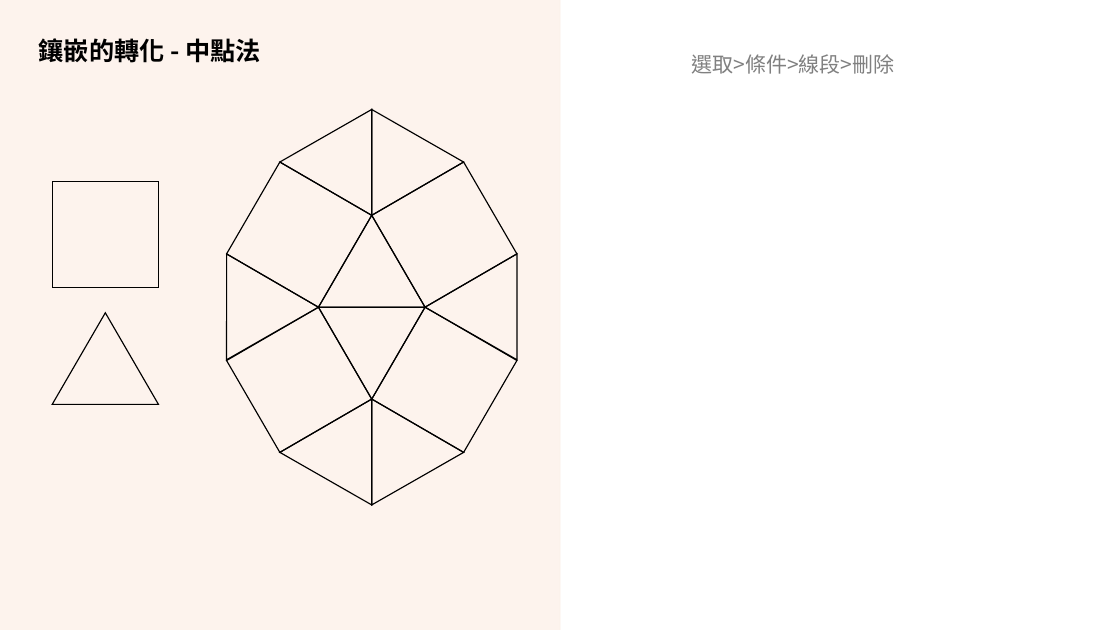
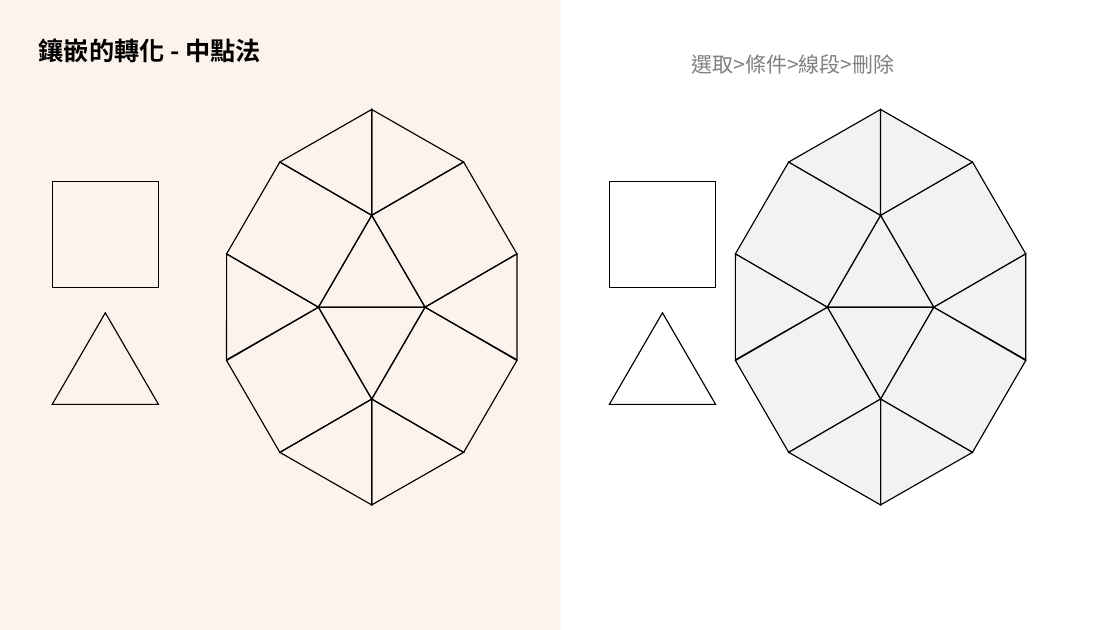
Before and after one commit to LittleD3092/My-Vault, a slide deck: slide 42 of Patterning and Drawing/4/AMA-數藝-5-2-5-密鋪-轉化-2024-0419.pptx (slide 32 before the commit). Drawn at 1120x630 pixels with LibreOffice and Linux fonts; fonts in the diff are those of the drawing; background and template pictures are left out. Boxes give left, top, right and bottom in pixels: in the first picture for what was removed or moved away, otherwise in the second. Text is boxed around its words. In the diff, an @@ line names an element or a change of style, - is before the commit and + after.

```diff
--- a/Patterning and Drawing/4/AMA-數藝-5-2-5-密鋪-轉化-2024-0419.pptx
+++ b/Patterning and Drawing/4/AMA-數藝-5-2-5-密鋪-轉化-2024-0419.pptx
@@ triangle added at box(789, 83, 927, 215), fill #F2F2F2, outline #000000 1 pt @@
@@ triangle added at box(834, 83, 972, 215), fill #F2F2F2, outline #000000 1 pt @@
@@ rectangle added at box(736, 162, 881, 307), fill #F2F2F2, outline #000000 1 pt @@
@@ rectangle added at box(881, 162, 1026, 307), fill #F2F2F2, outline #000000 1 pt @@
@@ rectangle added at box(609, 181, 715, 287), outline #000000 1 pt @@
@@ triangle added at box(828, 215, 934, 307), fill #F2F2F2, outline #000000 1 pt @@
@@ triangle added at box(690, 254, 827, 387), fill #F2F2F2, outline #000000 1 pt @@
@@ triangle added at box(934, 254, 1072, 387), fill #F2F2F2, outline #000000 1 pt @@
@@ triangle added at box(609, 313, 715, 404), outline #000000 1 pt @@
@@ rectangle added at box(736, 307, 881, 452), fill #F2F2F2, outline #000000 1 pt @@
@@ triangle added at box(828, 308, 934, 399), fill #F2F2F2, outline #000000 1 pt @@
@@ rectangle added at box(881, 307, 1026, 452), fill #F2F2F2, outline #000000 1 pt @@
@@ triangle added at box(789, 399, 927, 531), fill #F2F2F2, outline #000000 1 pt @@
@@ triangle added at box(834, 399, 972, 531), fill #F2F2F2, outline #000000 1 pt @@
```
Also in this commit, not shown: 28 other slides changed, 10 slides added, 3 other files.
